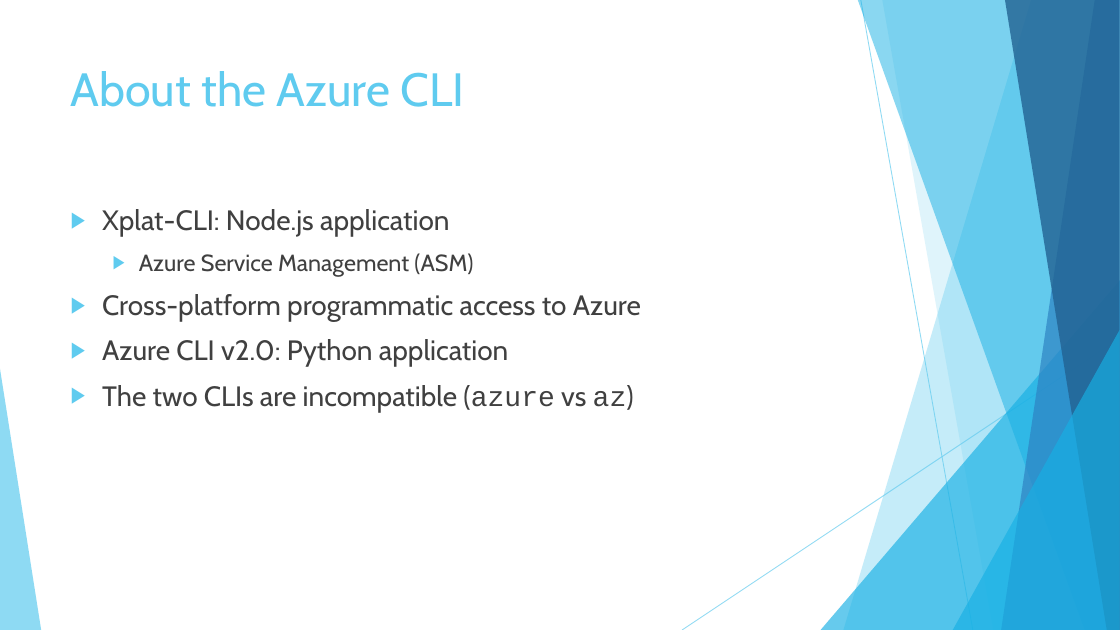
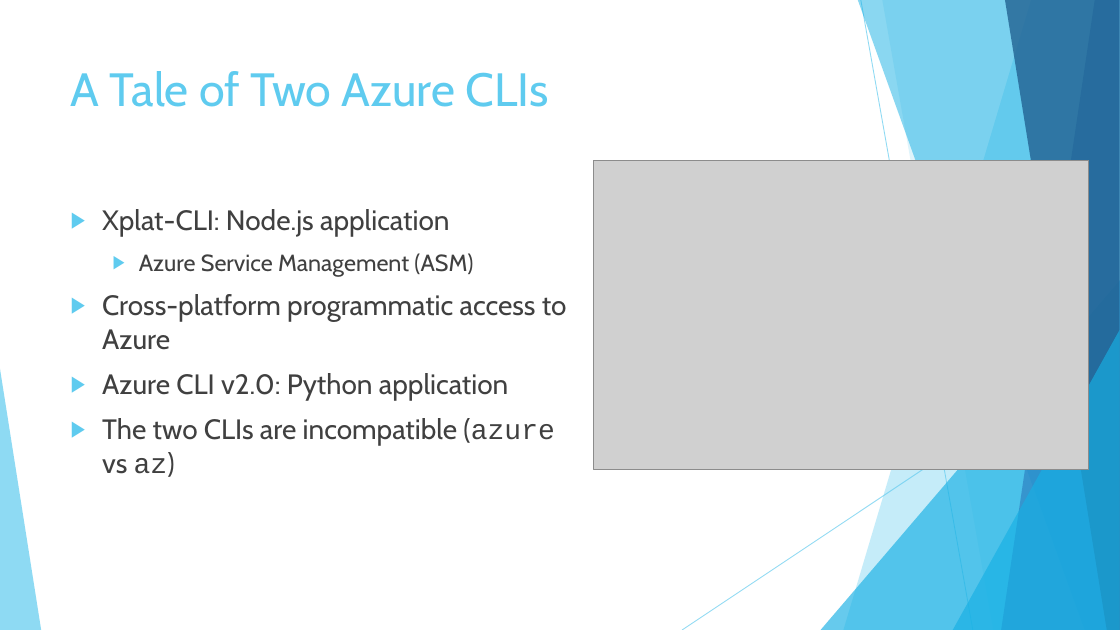
Before and after one commit to timothywarner/webapp, a slide deck: slide 18 of warner-manage-azure-webapps.pptx (slide 13 before the commit). Drawn at 1120x630 pixels with LibreOffice and Linux fonts; fonts in the diff are those of the drawing; grey boxes stand for pictures. Boxes give left, top, right and bottom in pixels: in the first picture for what was removed or moved away, otherwise in the second. Text is boxed around its words. In the diff, an @@ line names an element or a change of style, - is before the commit and + after.

```diff
--- a/warner-manage-azure-webapps.pptx
+++ b/warner-manage-azure-webapps.pptx
@@ title at (71, 71, 549, 107): text changed @@
-About the Azure CLI
+A Tale of Two Azure CLIs
@@ picture added at (594, 160, 1090, 470) @@
@@ text "Xplat-CLI: Node.js application" rewrapped from (102, 209, 641, 412) to (102, 209, 567, 477) @@
```
Also in this commit, not shown: 4 other slides changed, 7 slides added, 1 slide removed, 1 other file.
